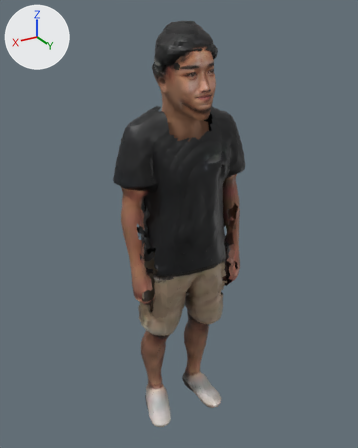
Before and after pictures for a commit that changed the glTF model public/models/ma/nhanvat/tp-037.glb.
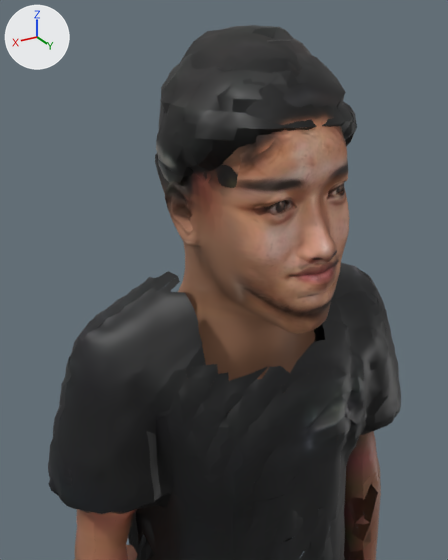
Each version appears first whole from a 50 mm lens placed at (0.923, 1.484, 1.689), pointed at (-0.002, -0.057, 0.919), and next in a close-up from a 50 mm lens placed at (0.389, 0.575, 1.672), pointed at (0.054, 0.017, 1.393). Lighting does not change. The marker at upper left points along +X, +Y and +Z. The last two pictures show the newer version. Vertices at exactly the same position are counted once.

The first close-up shows 'Body'.
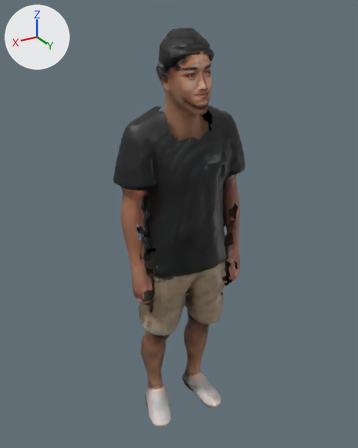
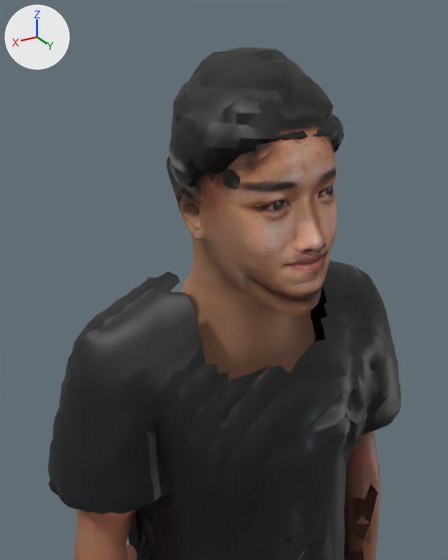
Changed parts and their boxes (x1, y1, x2, y2) in the close-ups (448 x 560 px; the box of a moved part takes in the faces that stretch with it):
'Body', reshaped: before (48, 25, 401, 560); after (48, 47, 401, 560)
part 1 of me_body, moved or reshaped: before (156, 25, 357, 193); after (169, 47, 344, 194)
part 2 of me_body, moved or reshaped: before (216, 165, 238, 188); after (222, 169, 240, 189)
part 3 of me_body, moved or reshaped (mostly hidden): before (328, 181, 344, 195); after (318, 183, 333, 195)
part 4 of me_body, moved or reshaped: before (254, 201, 286, 215); after (255, 200, 282, 213)
part 5 of me_body, moved or reshaped: before (155, 28, 350, 345); after (166, 50, 338, 345)

Patch to the scene script:
```diff
--- a/public/models/ma/nhanvat/tp-037.glb.py
+++ b/public/models/ma/nhanvat/tp-037.glb.py
@@ me_body @@
 # used by ob_body; location = (0.0, 0.0, 0.0)
-me_body.from_pydata(...)  # 15509 vertices, 23295 faces; spans x -0.27..0.26, y -0.18..0.15, z 0.0..1.66
+me_body.from_pydata(...)  # 15509 vertices, 23295 faces; spans x -0.27..0.26, y -0.18..0.13, z 0.0..1.64
+# me_body part 1: the loose piece of 653 vertices spanning x -0.08..0.11, y -0.11..0.13, z 1.48..1.66 is scaled about its middle by 0.883, then moved by (0.0, 0.0, -0.01)
+# me_body part 2: the loose piece of 7 vertices spanning x 0.08..0.09, y 0.06..0.08, z 1.52..1.54 is moved by (-0.01, -0.01, -0.01)
+# me_body part 3: the loose piece of 362 vertices spanning x -0.03..0.01, y 0.08..0.12, z 1.5..1.53 is moved by (0.0, -0.01, 0.0)
+# me_body part 4: the loose piece of 362 vertices spanning x 0.04..0.08, y 0.08..0.12, z 1.49..1.53 is moved by (-0.01, -0.01, 0.0)
+# me_body part 5: 4339 of 15509 vertices moved; they spanned x -0.1..0.11, y -0.14..0.15, z 1.32..1.66 and now span x -0.1..0.09, y -0.13..0.13, z 1.33..1.64; mean shift (0.0, -0.01, 0.0); largest move (0.04, -0.04, 1.65) -> (0.04, -0.03, 1.63)
 me_body.materials.append(mat_body)
```
